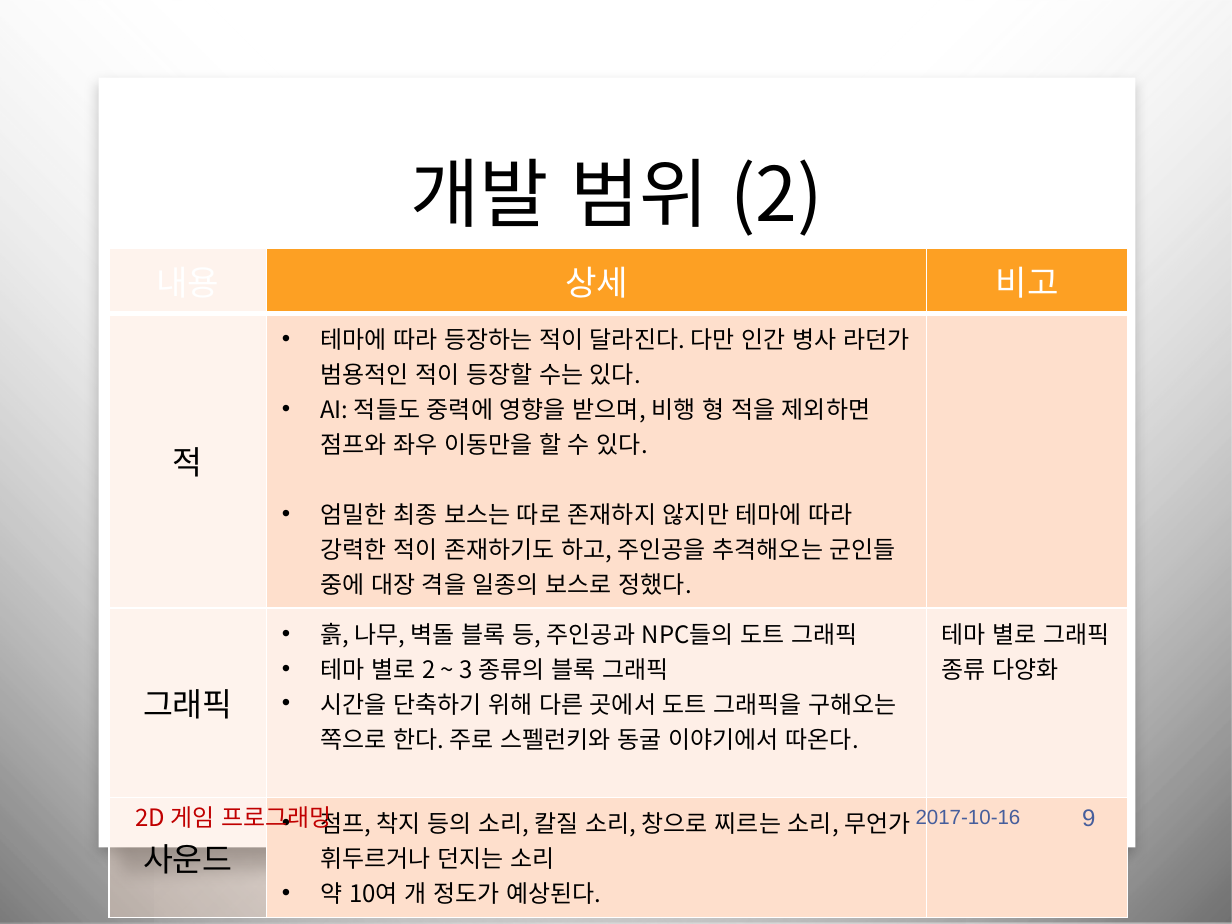
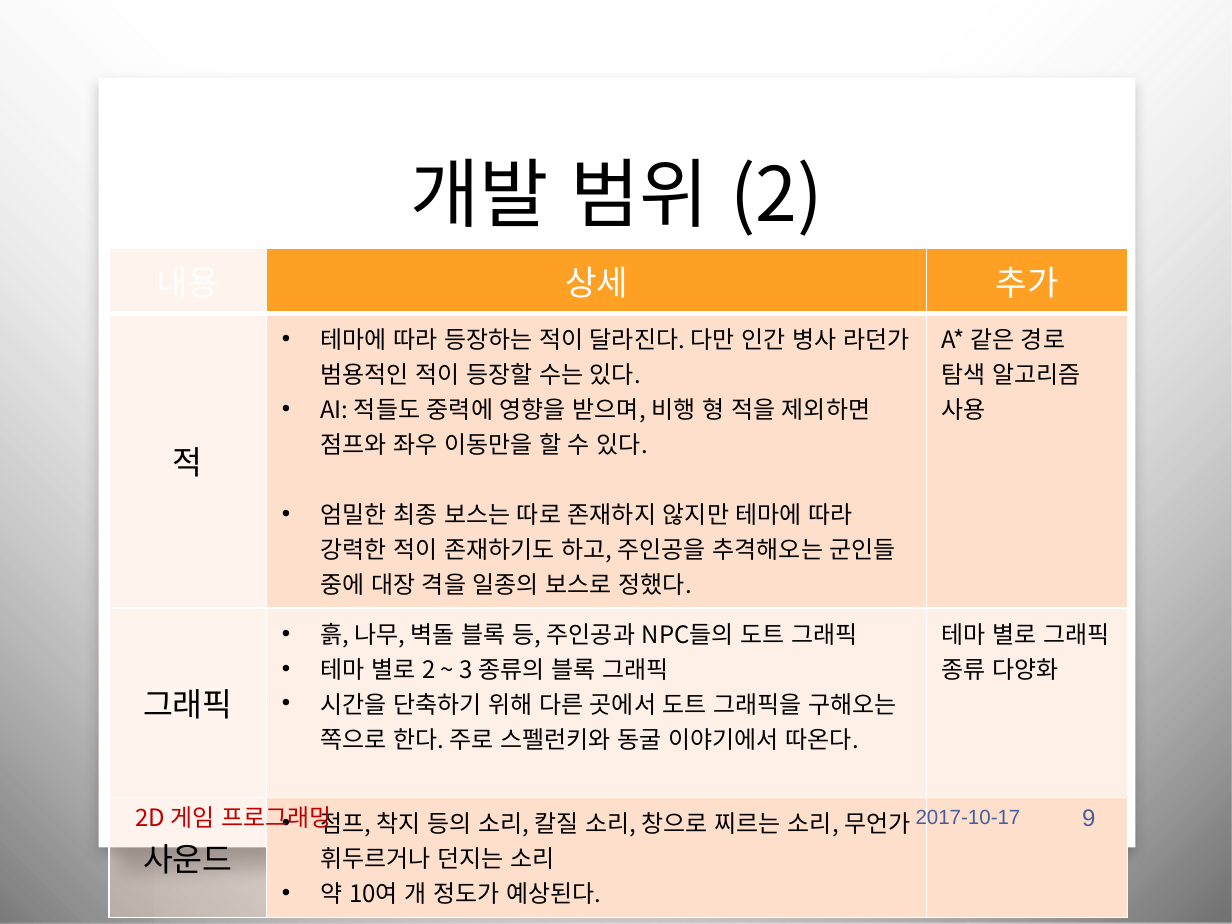
Before and after one commit to iconstudio/2017-Platformer, a slide deck: slide 9 of slides/2017_2DGP_1차발표.pptx. Drawn at 1232x924 pixels with LibreOffice and Linux fonts; fonts in the diff are those of the drawing; background and template pictures are left out. Boxes give left, top, right and bottom in pixels: in the first picture for what was removed or moved away, otherwise in the second. Text is boxed around its words. In the diff, an @@ line names an element or a change of style, - is before the commit and + after.

```diff
--- a/slides/2017_2DGP_1차발표.pptx
+++ b/slides/2017_2DGP_1차발표.pptx
@@ table at [108, 249, 1126, 908] @@
-row 1, column 3: 비고
+row 1, column 3: 추가
-row 2, column 3: 
+row 2, column 3: A* 같은 경로 탐색 알고리즘 사용
@@ text at [916, 808, 1021, 829]: text changed @@
-2017-10-16
+2017-10-17
```
Also in this commit, not shown: 9 other slides changed, 1 slide added, 8 other files.
